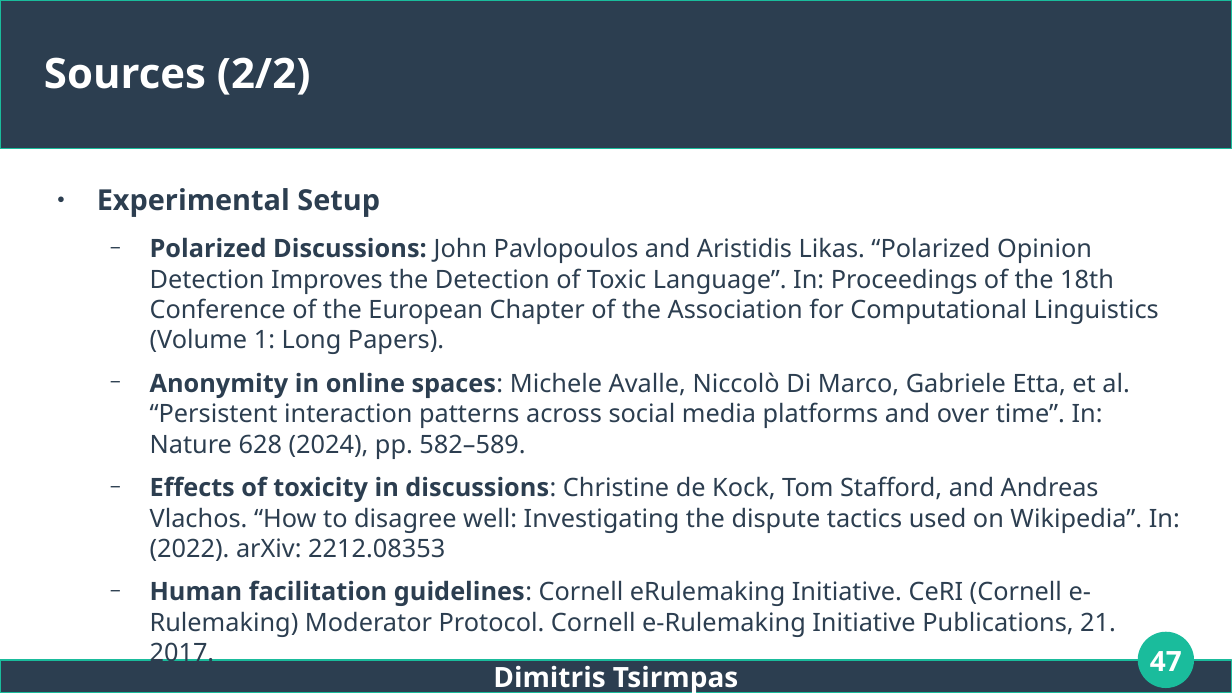
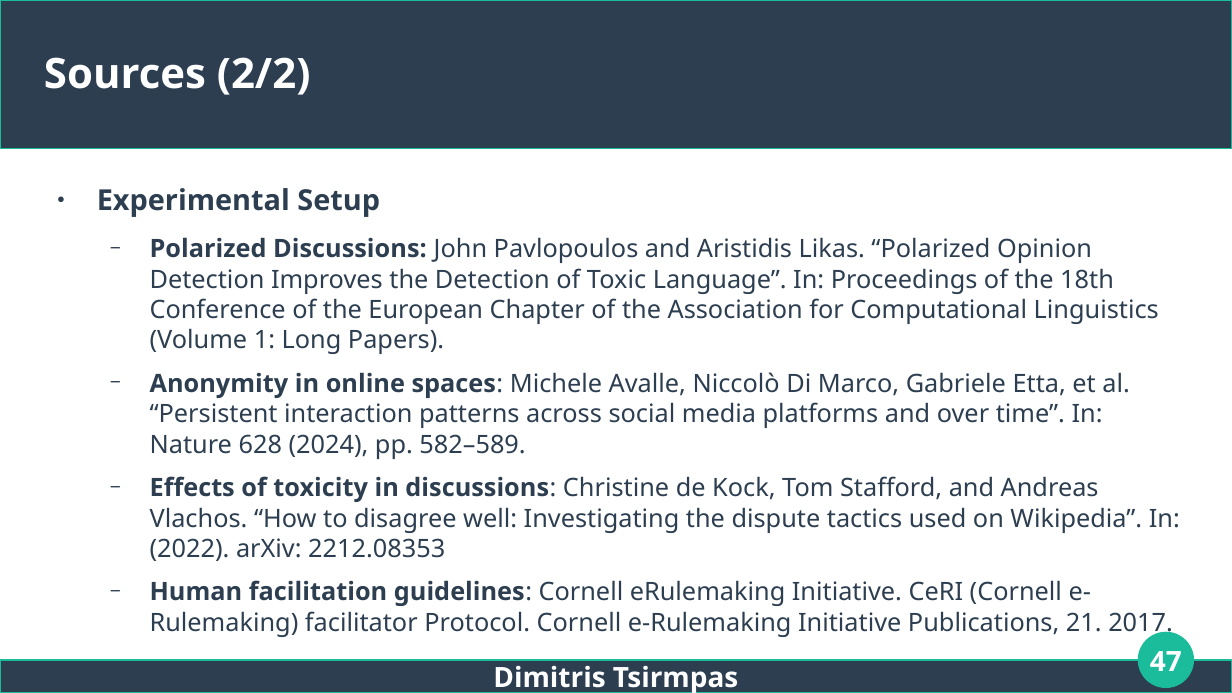
Before and after one commit to dimits-ts/llm_moderation_research, a slide deck: slide 47 of presentations/thesis.odp. Drawn at 1232x693 pixels with LibreOffice and Linux fonts; fonts in the diff are those of the drawing. Boxes give left, top, right and bottom in pixels: in the first picture for what was removed or moved away, otherwise in the second. Text is boxed around its words. In the diff, an @@ line names an element or a change of style, - is before the commit and + after.

```diff
--- a/presentations/thesis.odp
+++ b/presentations/thesis.odp
@@ text at (150,580,1173,637): text changed @@
-  − Human facilitation guidelines: Cornell eRulemaking Initiative. CeRI (Cornell e-Rulemaking) Moderator Protocol. Cornell e-Rulemaking Initiative Publications, 21. 2017.
+  − Human facilitation guidelines: Cornell eRulemaking Initiative. CeRI (Cornell e-Rulemaking) facilitator Protocol. Cornell e-Rulemaking Initiative Publications, 21. 2017.
```
Also in this commit, not shown: 17 other slides changed, 2 slides added, 1 slide removed.
